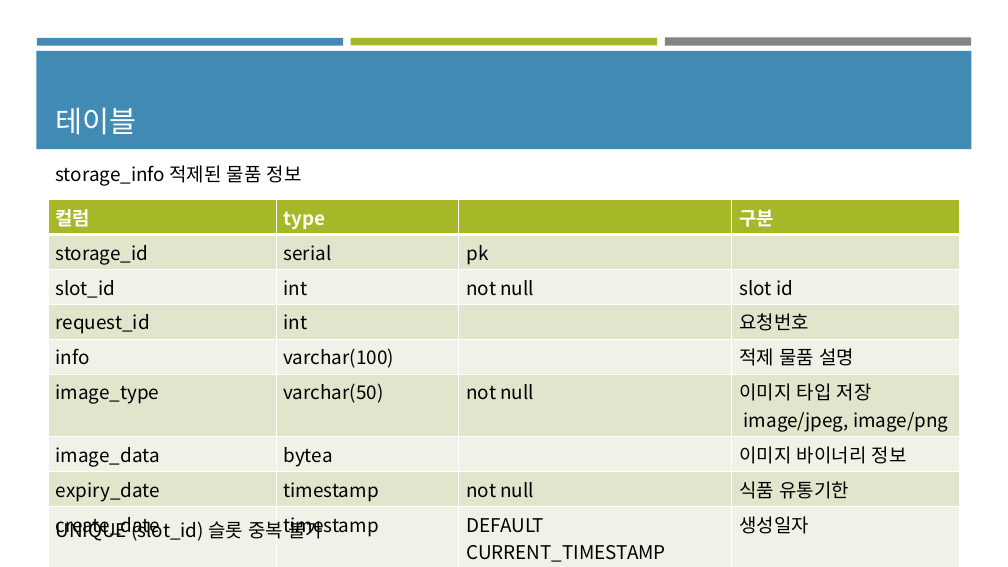
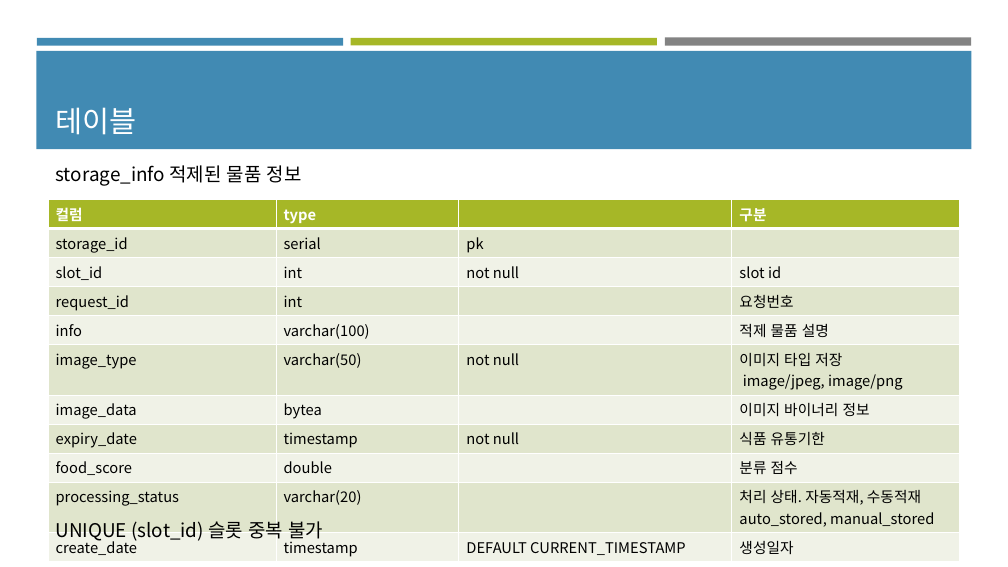
Before and after one commit to mkim0203/yolo_mini_project, a slide deck: slide 16 of 창고관리.pptx. Drawn at 1008x567 pixels with LibreOffice and Linux fonts; fonts in the diff are those of the drawing. Boxes give left, top, right and bottom in pixels: in the first picture for what was removed or moved away, otherwise in the second. Text is boxed around its words. In the diff, an @@ line names an element or a change of style, - is before the commit and + after.

```diff
--- a/창고관리.pptx
+++ b/창고관리.pptx
@@ table at [48, 200, 961, 561] @@
+row 9: food_score | double |  | 분류 점수
+row 10: processing_status | varchar(20) |  | 처리 상태. 자동적재, 수동적재 / auto_stored, manual_stored
```
Also in this commit, not shown: 2 other slides changed, 1 slide added, 28 other files.
